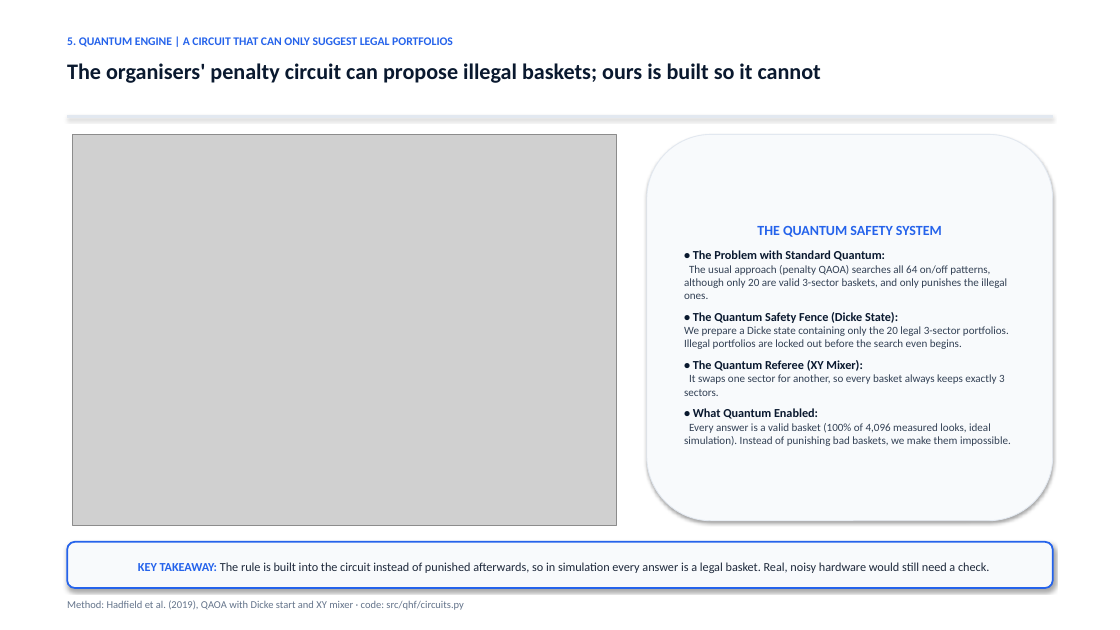
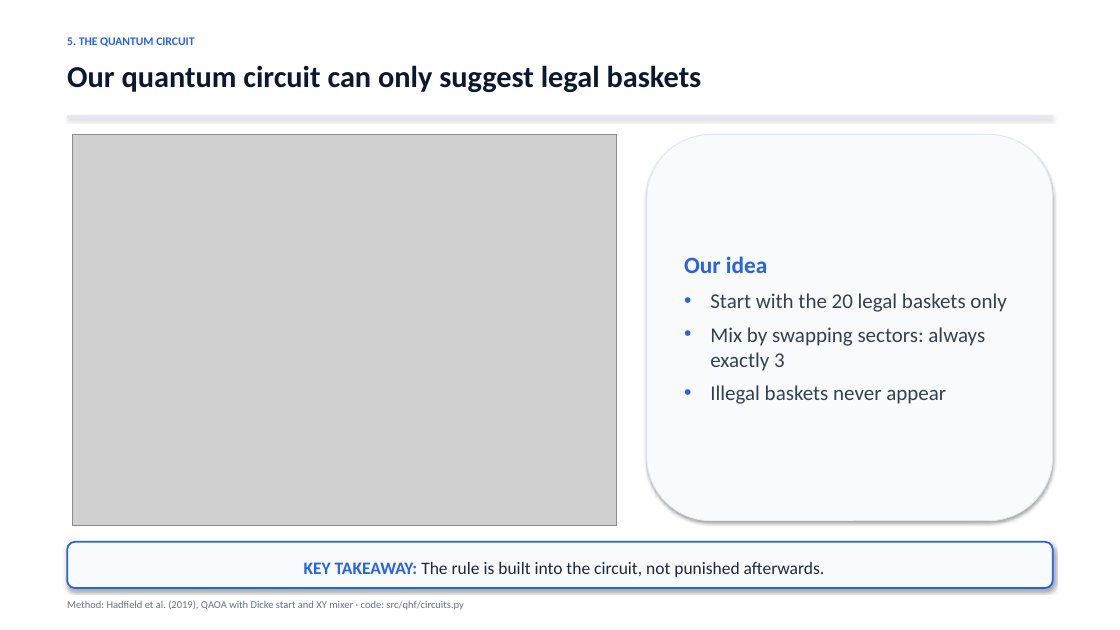
Before and after one commit to jonas221101/quantum-hackathon-finance, a slide deck: slide 15 of docs/deck/MBB_Pitch_Presentation_reviewed.pptx. Drawn at 1120x630 pixels with LibreOffice and Linux fonts; fonts in the diff are those of the drawing; grey boxes stand for pictures. Boxes give left, top, right and bottom in pixels: in the first picture for what was removed or moved away, otherwise in the second. Text is boxed around its words. In the diff, an @@ line names an element or a change of style, - is before the commit and + after.

```diff
--- a/docs/deck/MBB_Pitch_Presentation_reviewed.pptx
+++ b/docs/deck/MBB_Pitch_Presentation_reviewed.pptx
@@ text at [67,37,194,47]: text changed @@
-5. QUANTUM ENGINE | A CIRCUIT THAT CAN ONLY SUGGEST LEGAL PORTFOLIOS
+5. THE QUANTUM CIRCUIT
@@ text at [67,65,702,92]: text changed; size 19 to 26 pt @@
-The organisers' penalty circuit can propose illegal baskets; ours is built so it cannot
+Our quantum circuit can only suggest legal baskets
@@ text in rounded rectangle at [684,256,1006,404]: text changed; size 9.5 to 18 pt @@
-THE QUANTUM SAFETY SYSTEM
-• The Problem with Standard Quantum:
-The usual approach (penalty QAOA) searches all 64 on/off patterns, although only 20 are valid 3-sector baskets, and only punishes the illegal ones.
-• The Quantum Safety Fence (Dicke State):
-We prepare a Dicke state containing only the 20 legal 3-sector portfolios. Illegal portfolios are locked out before the search even begins.
-• The Quantum Referee (XY Mixer):
-It swaps one sector for another, so every basket always keeps exactly 3 sectors.
-• What Quantum Enabled:
-Every answer is a valid basket (100% of 4,096 measured looks, ideal simulation). Instead of punishing bad baskets, we make them impossible.
+Our idea
+• Start with the 20 legal baskets only
+• Mix by swapping sectors: always exactly 3
+• Illegal baskets never appear
@@ text in rounded rectangle at [304,562,825,577]: text changed; size 10.5 to 15 pt @@
-KEY TAKEAWAY: The rule is built into the circuit instead of punished afterwards, so in simulation every answer is a legal basket. Real, noisy hardware would still need a check.
+KEY TAKEAWAY: The rule is built into the circuit, not punished afterwards.
```
Also in this commit, not shown: 13 other slides changed, 1 other file.
